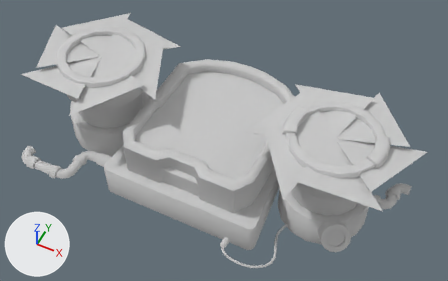
Before and after pictures for a commit that changed the FBX model Assets/VFX/OverlordDeath/Sprites/CZB_3D_Overlord_death_regular_LOD0.FBX.
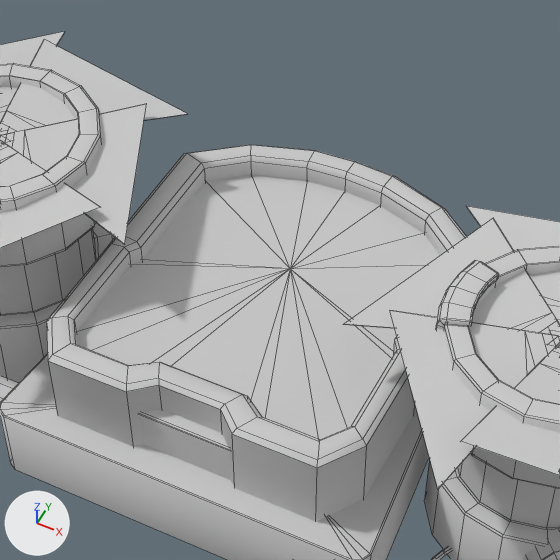
There are two pictures of each version: one whole from a 50 mm lens placed at (0.0304, -0.0583, 0.0824), pointed at (0.0024, -0.0023, 0.0123), one close up on the part from 23% to 74% of the width and 0% to 81% of the height. Arrows for +X, +Y and +Z are at lower left; the lights stay in place. The close-ups show mesh edges as thin lines. Where no turn or scale is listed for an object, it has been applied to the vertices.

The first close-up shows 'Overlord_regular_LOD0_frame', 'Overlord_regular_LOD0_gauge_left', 'Overlord_regular_LOD0_gauge_right', 'Overlord_regular_LOD0_plate', 'Overlord_regular_LOD0_shutter1_left', 'Overlord_regular_LOD0_shutter4_right', 'Overlord_regular_LOD0_shutter5_left', 'Overlord_regular_LOD0_shutter5_right', 'Overlord_regular_LOD0_shutter6_left', 'Overlord_regular_LOD0_shutter6_right', 'Overlord_regular_LOD0_tube_left', 'Overlord_regular_LOD0_tube_right'.
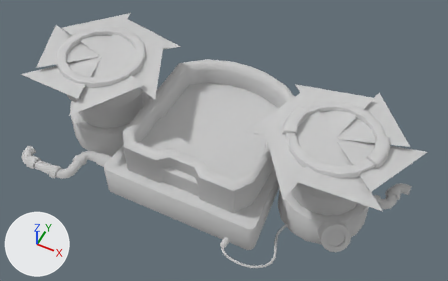
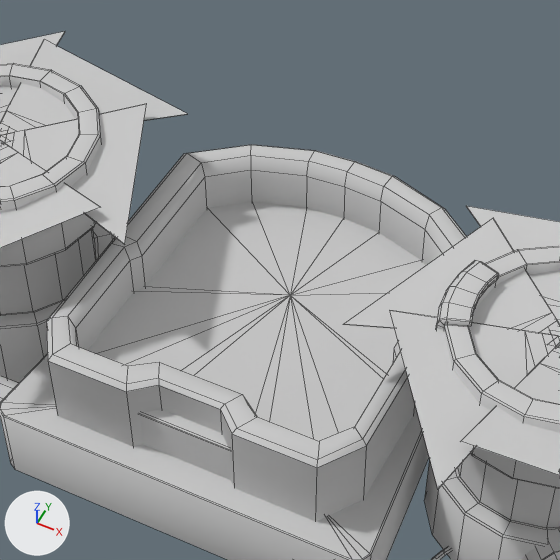
Where the newer file only moved an object's origin or applied its transform, the numbers keep the older frame.

What changed in the scene script:
```text
Change me_mesh:
    where me_mesh.from_pydata(...)  # 285 vertices, 215 faces; spans x -0.0146..0.0162, y -0.0166..0.0119, z 0.0045..0.0153
    used by ob_overlord_regular_lod0_frame; location = (0.0, 0.0, 0.0)
    me_mesh part 1: all 38 vertices in x -0.0092..0.0092, y -0.0102..0.0101, z 0.0136..0.015 are scaled about their middle by (1, 1, 2.28), then moved by (0.0, 0.0, -0.0016)
Change ob_overlord_regular_lod0_plate:
    ob_overlord_regular_lod0_plate.location: (0.0, 0.0, 0.0) -> (0.0, 0.0, -0.00245)
```

What differs and where, as boxes (x1, y1, x2, y2) in the close-ups (560 x 560 px; the box of a moved part takes in the faces that stretch with it):
'Overlord_regular_LOD0_plate', moved
    before: (76, 175, 440, 440)
    after: (88, 202, 425, 441)
part 1 of me_mesh, moved or reshaped
    before: (68, 155, 453, 441)
    after: (68, 155, 453, 362)
